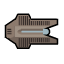
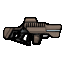
The second (64, 64) image is a revision of the first. Changes to its layers:
removed layer "图层 4" over bbox(18, 14, 32, 26)
removed layer "图层 6" over bbox(18, 37, 32, 47)
hid "图层 2", painted on it, masked it over bbox(3, 13, 62, 46)
added group "组 1" with 4 layers above "颜色填充 1 拷贝" over bbox(3, 13, 62, 49)
moved "图层 3" into group "组 1", painted on it over bbox(3, 13, 62, 49)
moved "图层 1" into group "组 1", painted on it over bbox(3, 13, 62, 49)
added layer "颜色填充 2" in group "组 1" over bbox(4, 18, 61, 44)
added layer "颜色填充 1" in group "组 1" over bbox(3, 13, 62, 49)
